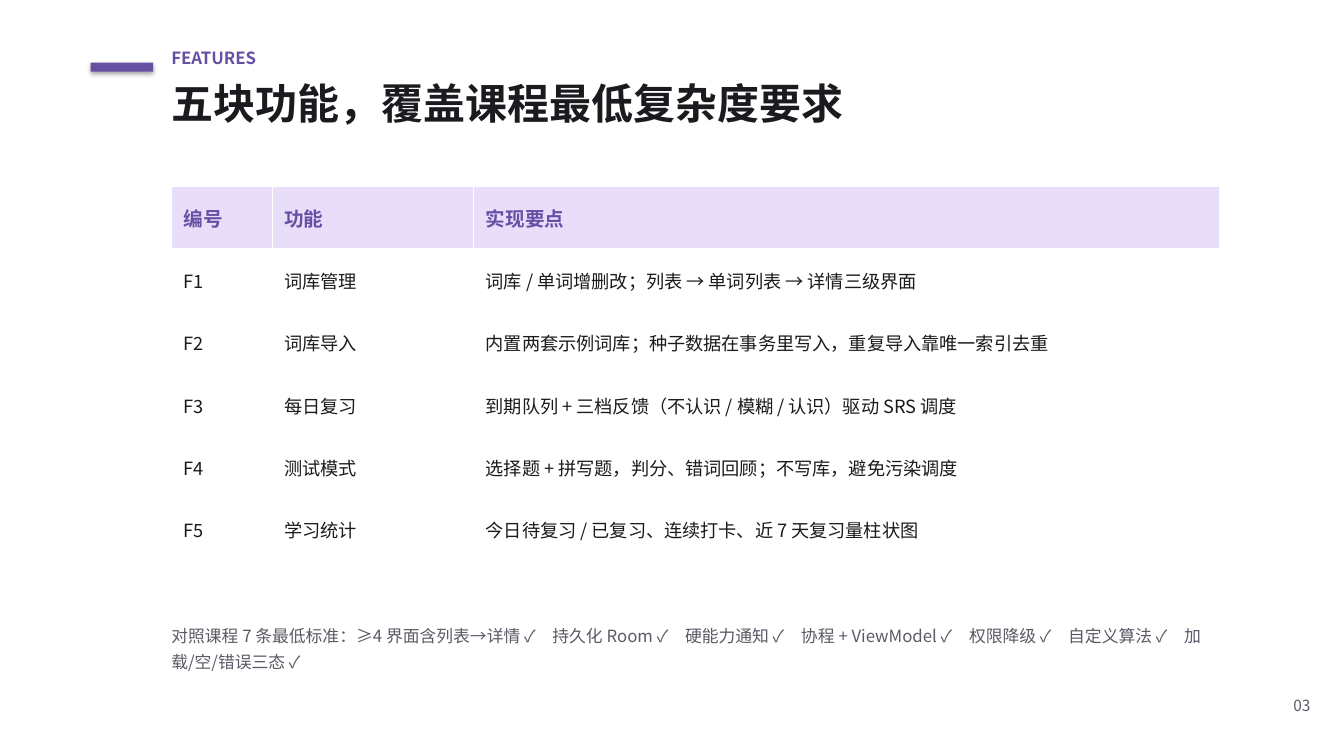
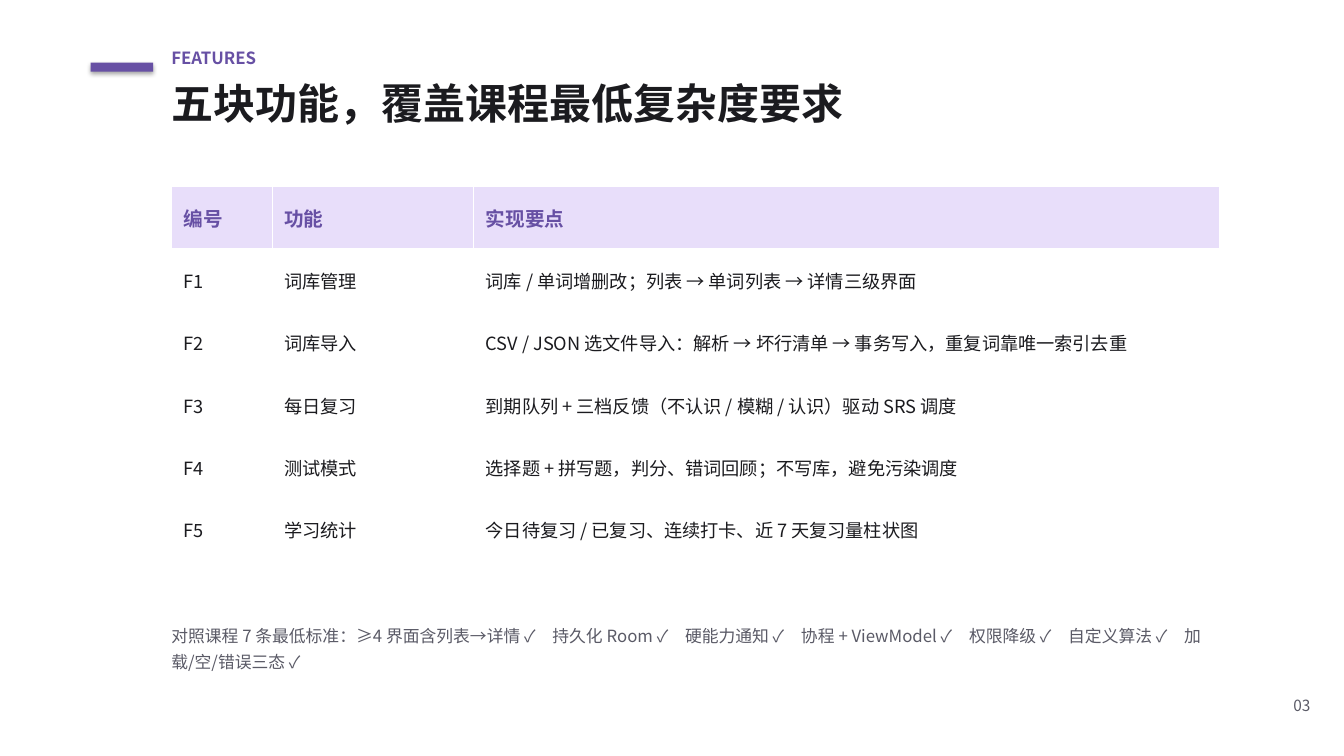
Before and after one commit to XuCong-0920/course-design, a slide deck: slide 3 of docs/演示PPT.pptx. Drawn at 1344x756 pixels with LibreOffice and Linux fonts; fonts in the diff are those of the drawing. Boxes give left, top, right and bottom in pixels: in the first picture for what was removed or moved away, otherwise in the second. Text is boxed around its words. In the diff, an @@ line names an element or a change of style, - is before the commit and + after.

Commit message:
docs: PPT 同步第 8 次课——F2 词库导入改为真实导入链路，工程数据更新到 40 单测/25 提交

```diff
--- a/docs/演示PPT.pptx
+++ b/docs/演示PPT.pptx
@@ table at (171, 187, 1220, 562) @@
-row 3, column 3: 内置两套示例词库；种子数据在事务里写入，重复导入靠唯一索引去重
+row 3, column 3: CSV / JSON 选文件导入：解析 → 坏行清单 → 事务写入，重复词靠唯一索引去重
```
Also in this commit, not shown: 2 other slides changed.
